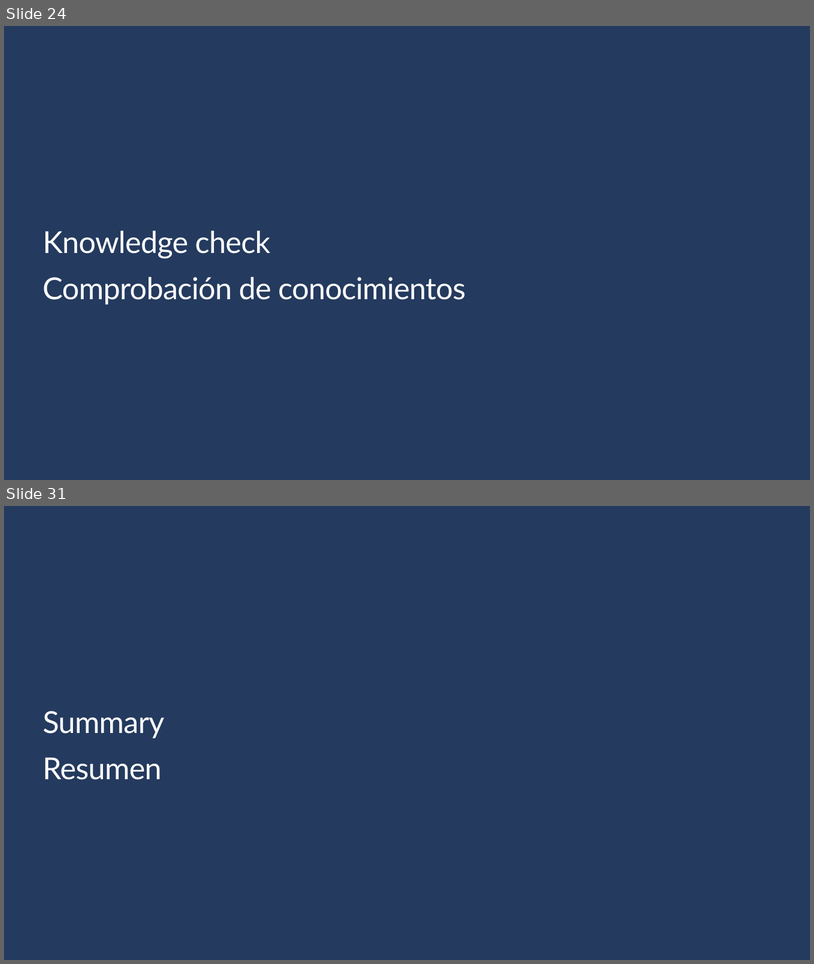
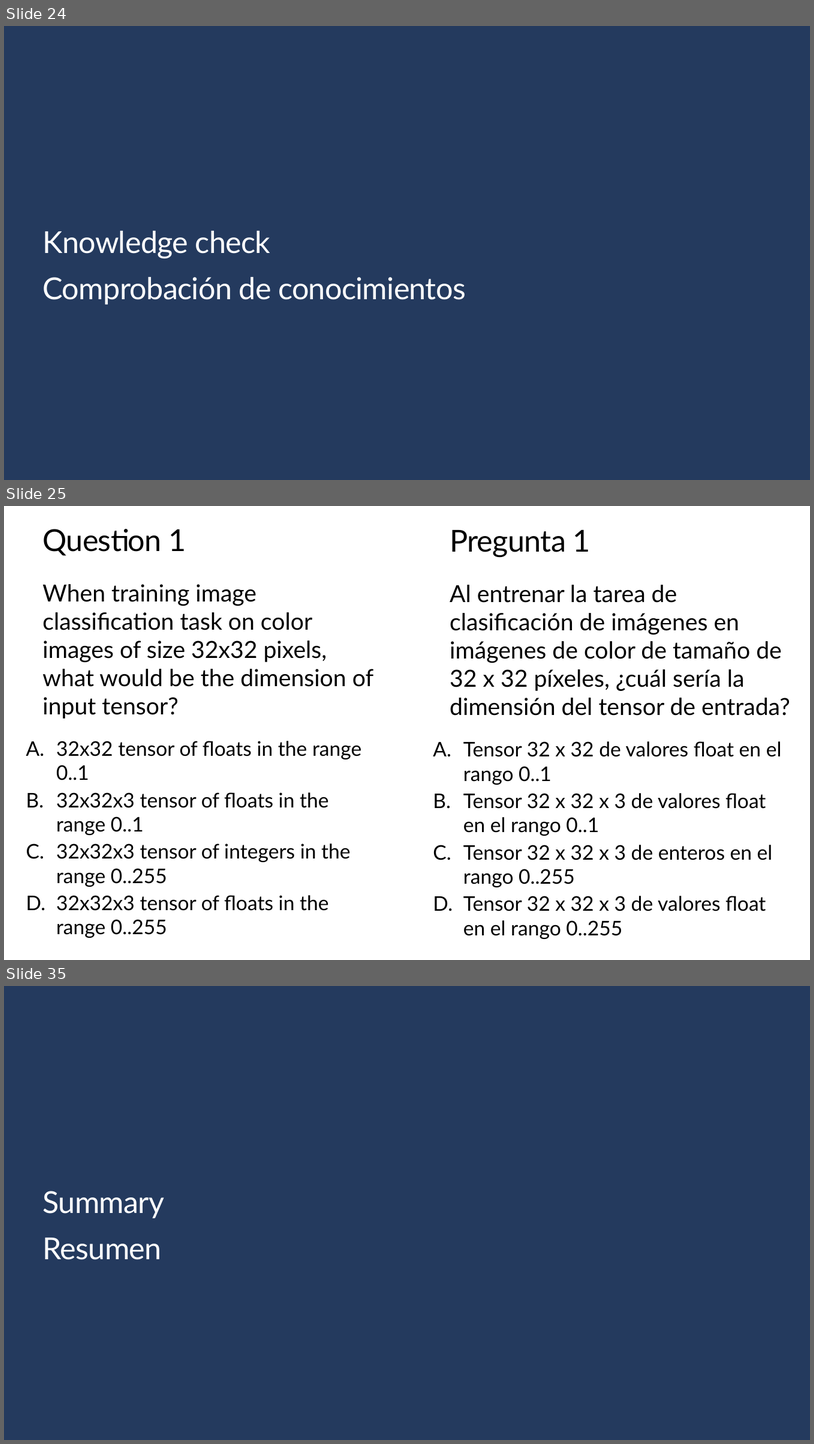
Before and after one commit to Gilberto-Guzman-Student-Ambassadors/Introduction_to_Computer_Vision_with_TensorFlow, a slide deck: presentation/slides.pptx. Shown one above the other, each under a label of ours: slides 24 and 31 before the commit, slides 24, 25 and 35 after it; the slides between them are not shown. The pictures are 814x964 and 814x1444 pixels, drawn with LibreOffice and Linux fonts; fonts in the diff are those of the drawing; background and template pictures are left out. Boxes give left, top, right and bottom in pixels: in the first picture for what was removed or moved away, otherwise in the second. Text is boxed around its words. In the diff, an @@ line names an element or a change of style, - is before the commit and + after.

```diff
--- a/presentation/slides.pptx
+++ b/presentation/slides.pptx
@@ slide 25 added at [4,506,810,960], background #FFFFFF @@
@@ title added at [42,529,186,556], 36 pt, text #000000 @@
+Question 1
@@ text added at [450,529,591,557], 36 pt, text #000000 @@
+Pregunta 1
@@ text added at [42,584,374,718], 28 pt, text #000000 @@
+When training image classification task on color images of size 32x32 pixels, what would be the dimension of input tensor?
@@ text added at [450,585,791,715], 28 pt, text #000000 @@
+Al entrenar la tarea de clasificación de imágenes en imágenes de color de tamaño de 32 x 32 píxeles, ¿cuál sería la dimensión del tensor de entrada?
@@ text added at [56,741,362,937], 24 pt, text #000000 @@
+  A. 32x32 tensor of floats in the range 0..1
+  B. 32x32x3 tensor of floats in the range 0..1
+  C. 32x32x3 tensor of integers in the range 0..255
+  D. 32x32x3 tensor of floats in the range 0..255
@@ text added at [464,741,782,939], 24 pt, text #000000 @@
+  A. Tensor 32 x 32 de valores float en el rango 0..1
+  B. Tensor 32 x 32 x 3 de valores float en el rango 0..1
+  C. Tensor 32 x 32 x 3 de enteros en el rango 0..255
+  D. Tensor 32 x 32 x 3 de valores float en el rango 0..255
@@ what was slide 31 is now slide 35 @@
```
Also in this commit, not shown: 3 slides changed, 11 other slides added, 8 slides removed, 1 other file.
